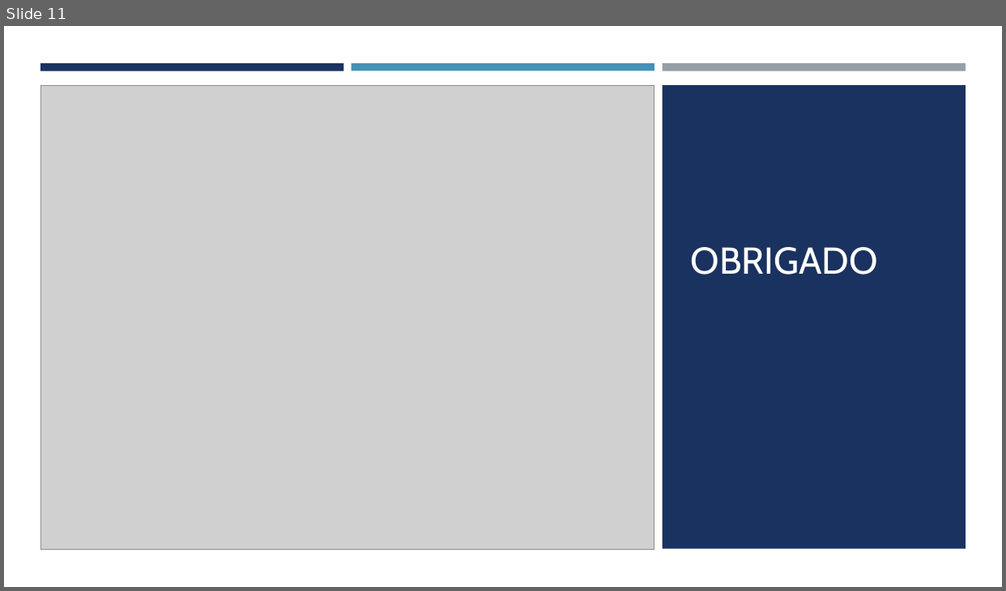
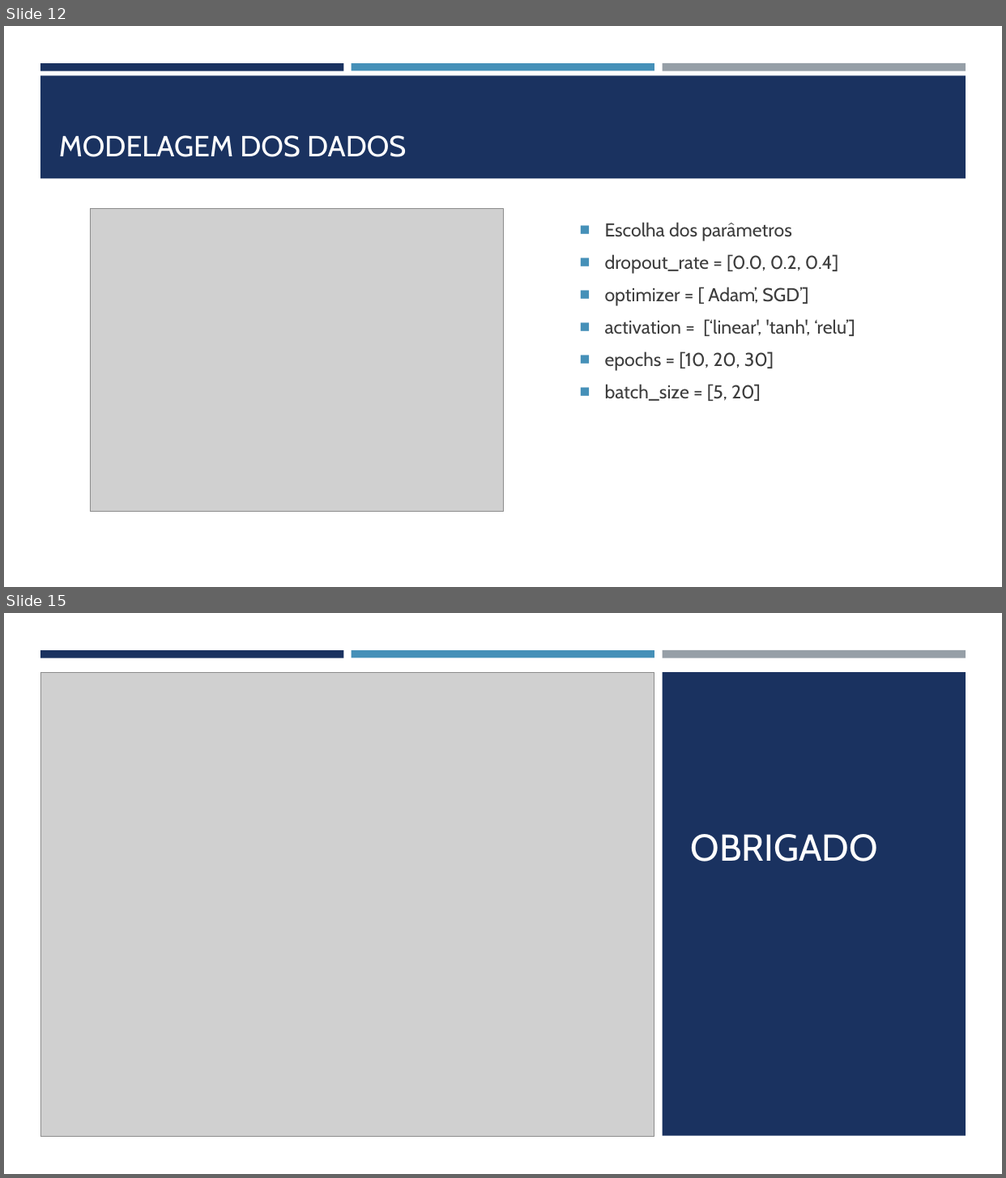
Before and after one commit to patricia-salles/sin5006, a slide deck: forest_fires/ApresentaçãoModelo.pptx. Shown one above the other, each under a label of ours: slide 11 before the commit, slides 12 and 15 after it; the slides between them are not shown. The pictures are 1006x591 and 1006x1178 pixels, drawn with LibreOffice and Linux fonts; fonts in the diff are those of the drawing; grey boxes stand for pictures. Boxes give left, top, right and bottom in pixels: in the first picture for what was removed or moved away, otherwise in the second. Text is boxed around its words. In the diff, an @@ line names an element or a change of style, - is before the commit and + after.

```diff
--- a/forest_fires/ApresentaçãoModelo.pptx
+++ b/forest_fires/ApresentaçãoModelo.pptx
@@ slide 12 added at <box>4,26,1002,587</box>, background #FFFFFF @@
@@ rectangle added at <box>40,63,344,71</box>, fill #1A3260 @@
@@ rectangle added at <box>351,63,654,71</box>, fill #4590B8 @@
@@ rectangle added at <box>662,63,965,71</box>, fill #969FA7 @@
@@ rectangle added at <box>40,75,966,179</box>, fill #1A3260 @@
@@ title added at <box>59,135,406,157</box>, 28 pt, text #FFFFFF @@
+MODELAGEM DOS DADOS
@@ picture added at <box>90,209,503,512</box> @@
@@ text added at <box>605,222,854,401</box>, 18 pt, text #3D3D3D @@
+■ Escolha dos parâmetros
+■ dropout_rate = [0.0, 0.2, 0.4]
+■ optimizer = [ Adam’, SGD’]
+■ activation = [‘linear', 'tanh', ‘relu’]
+■ epochs = [10, 20, 30]
+■ batch_size = [5, 20]
@@ what was slide 11 is now slide 15 @@
```
Also in this commit, not shown: 1 slide changed, 3 other slides added, 1 other file.
